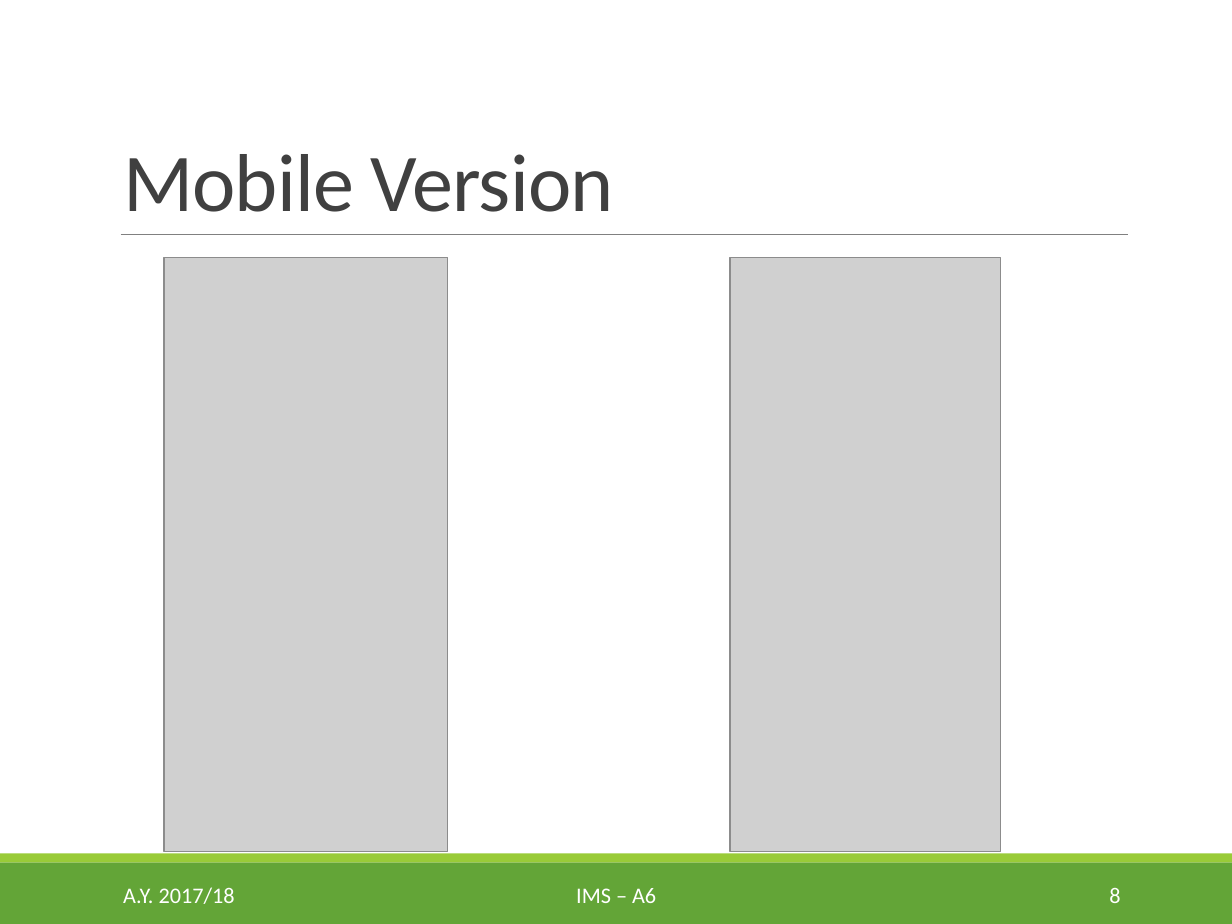
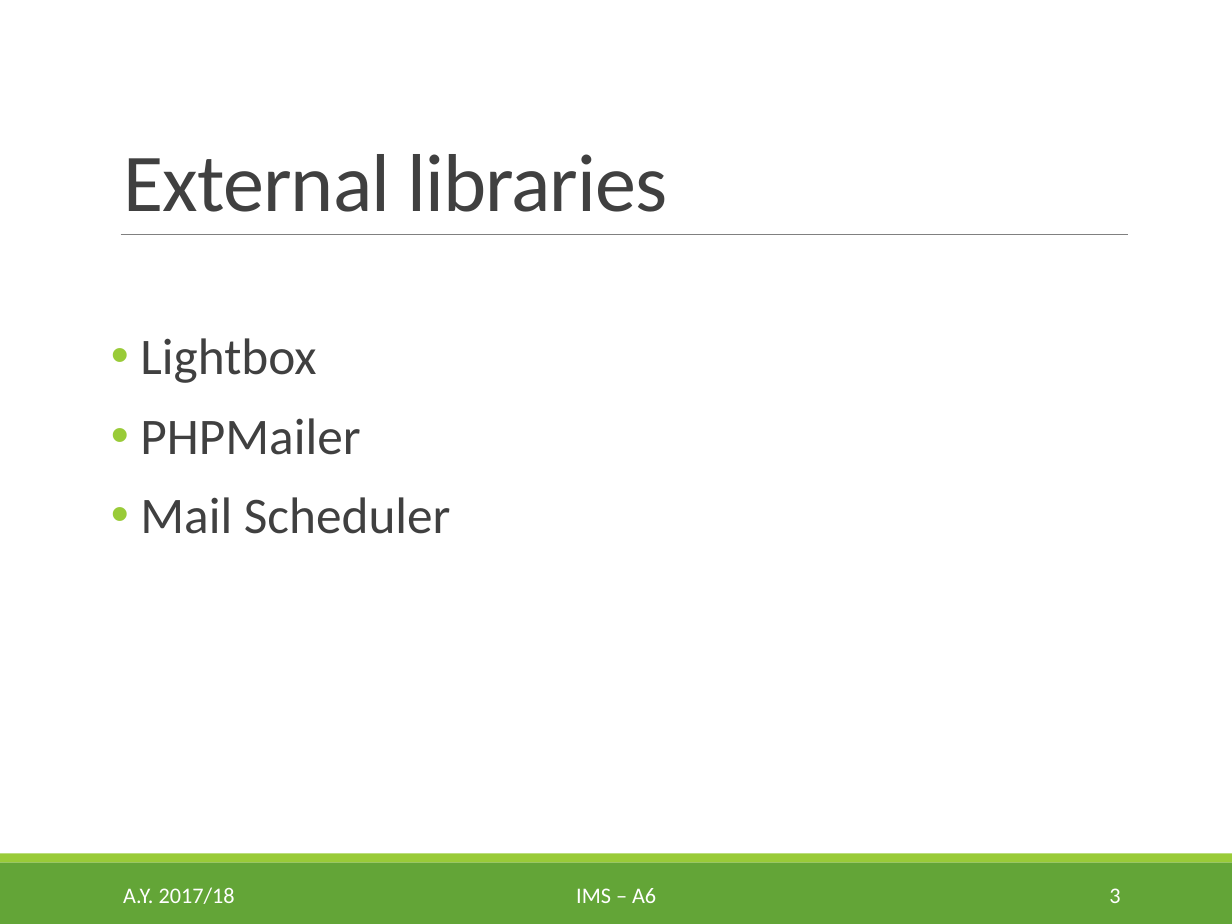
Before and after one commit to egcmi/IMS_project, a slide deck: slide 3 of Presentations/3. Final presentation/IMS_A_6_Final_Presentation.pptx (slide 8 before the commit). Drawn at 1232x924 pixels with LibreOffice and Linux fonts; fonts in the diff are those of the drawing; grey boxes stand for pictures. Boxes give left, top, right and bottom in pixels: in the first picture for what was removed or moved away, otherwise in the second. Text is boxed around its words. In the diff, an @@ line names an element or a change of style, - is before the commit and + after.

Commit message:
presentation

```diff
--- a/Presentations/3. Final presentation/IMS_A_6_Final_Presentation.pptx
+++ b/Presentations/3. Final presentation/IMS_A_6_Final_Presentation.pptx
@@ title at (x1=123, y1=154, x2=668, y2=212): text changed @@
-Mobile Version
+External libraries
@@ picture removed at (x1=164, y1=257, x2=447, y2=853) @@
@@ picture removed at (x1=731, y1=257, x2=1000, y2=853) @@
@@ text added at (x1=140, y1=338, x2=451, y2=534), 30 pt, text #404040 @@
+• Lightbox
+• PHPMailer
+• Mail Scheduler
@@ page number at (x1=1109, y1=888, x2=1120, y2=903): text changed @@
-8
+3
```
Also in this commit, not shown: 2 other slides changed, 5 slides removed.
